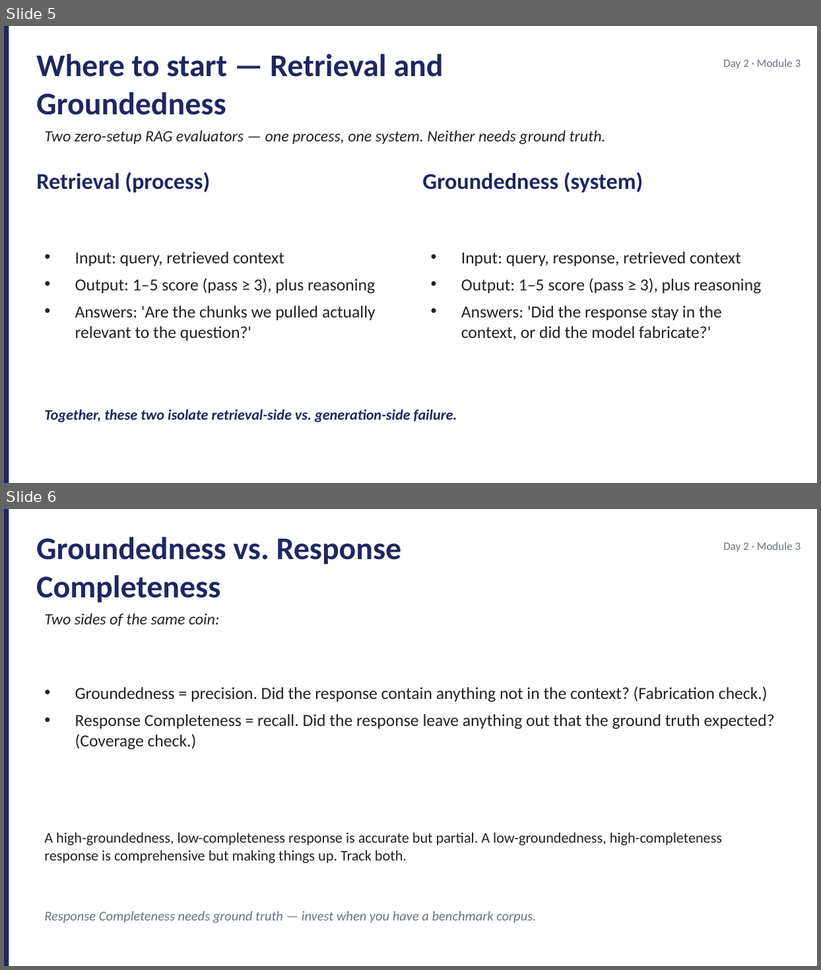
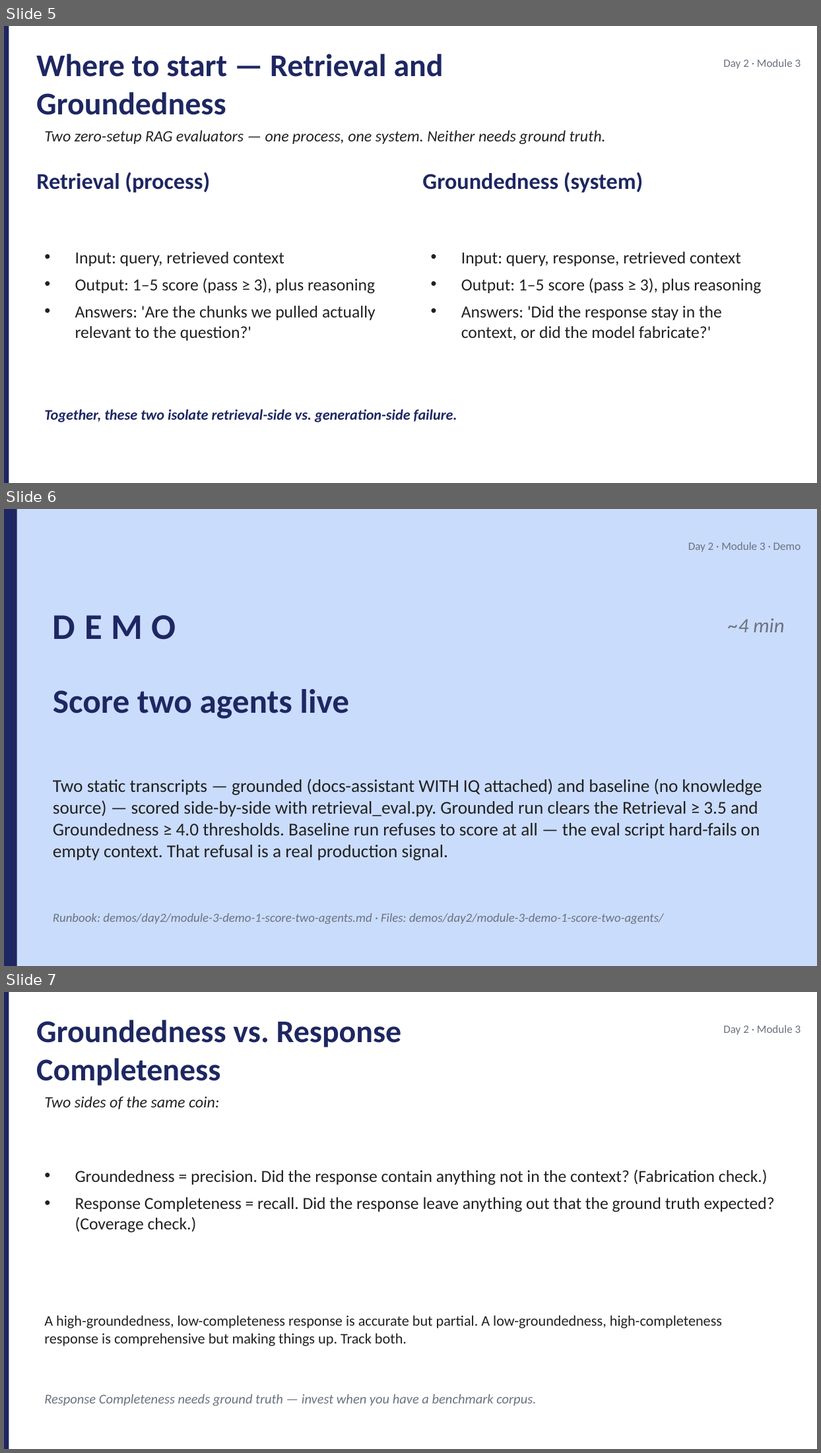
Before and after one commit to JimPiquant/Building-AI-Apps-and-Agents, a slide deck: decks/day2/module-3-eval-retrieval.pptx. Shown one above the other, each under a label of ours: slides 5 and 6 before the commit, slides 5, 6 and 7 after it. The pictures are 821x970 and 821x1453 pixels, drawn with LibreOffice and Linux fonts; fonts in the diff are those of the drawing. Boxes give left, top, right and bottom in pixels: in the first picture for what was removed or moved away, otherwise in the second. Text is boxed around its words. In the diff, an @@ line names an element or a change of style, - is before the commit and + after.

```diff
--- a/decks/day2/module-3-eval-retrieval.pptx
+++ b/decks/day2/module-3-eval-retrieval.pptx
@@ slide 6 added at (4,509,817,966), background #CADCFC @@
@@ rectangle added at (4,509,17,966), fill #1E2761 @@
@@ text added at (688,542,801,552), 10 pt, text #6B7280 @@
+Day 2 · Module 3 · Demo
@@ text added at (53,615,176,640), 32 pt, text #1E2761, bold @@
+DEMO
@@ text added at (728,619,784,632), 18 pt, text #6B7280, italic @@
+~4 min
@@ text added at (53,689,349,719), 30 pt, text #1E2761, bold @@
+Score two agents live
@@ text added at (53,779,762,861), 16 pt, text #212121 @@
+Two static transcripts — grounded (docs-assistant WITH IQ attached) and baseline (no knowledge source) — scored side-by-side with retrieval_eval.py. Grounded run clears the Retrieval ≥ 3.5 and Groundedness ≥ 4.0 thresholds. Baseline run refuses to score at all — the eval script hard-fails on empty context. That refusal is a real production signal.
@@ text added at (53,914,663,924), 11 pt, text #6B7280, italic @@
+Runbook: demos/day2/module-3-demo-1-score-two-agents.md · Files: demos/day2/module-3-demo-1-score-two-agents/
@@ what was slide 6 is now slide 7 @@
```
Also in this commit, not shown: 7 other files.
